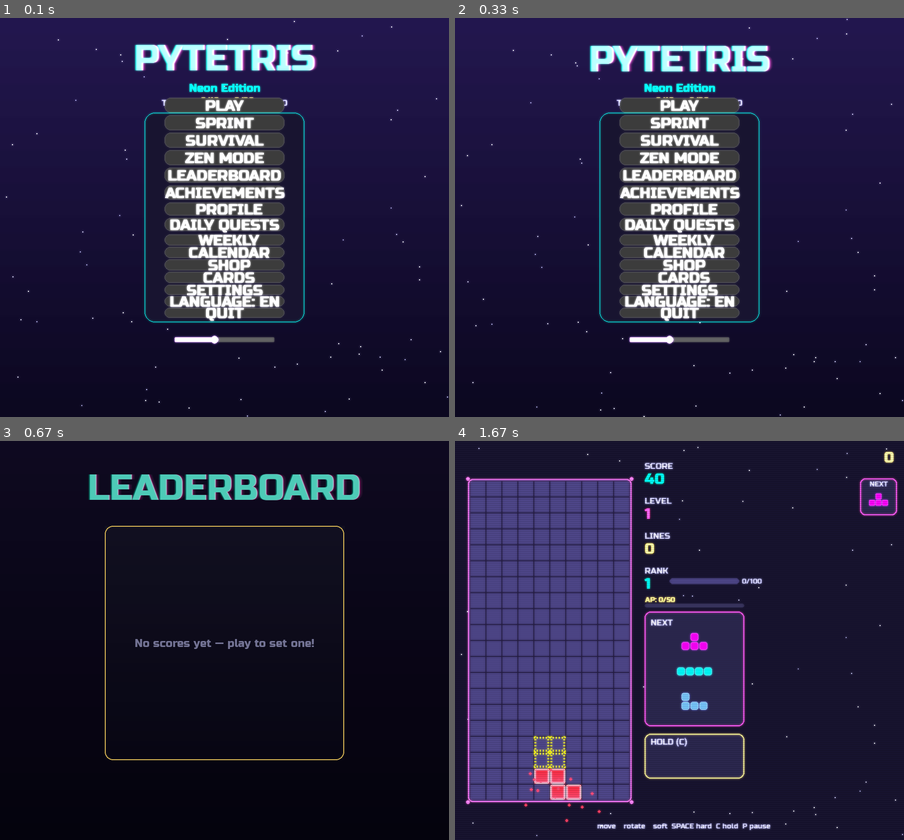
Above: before the commit, frames 1-4 (two rows, left to right).
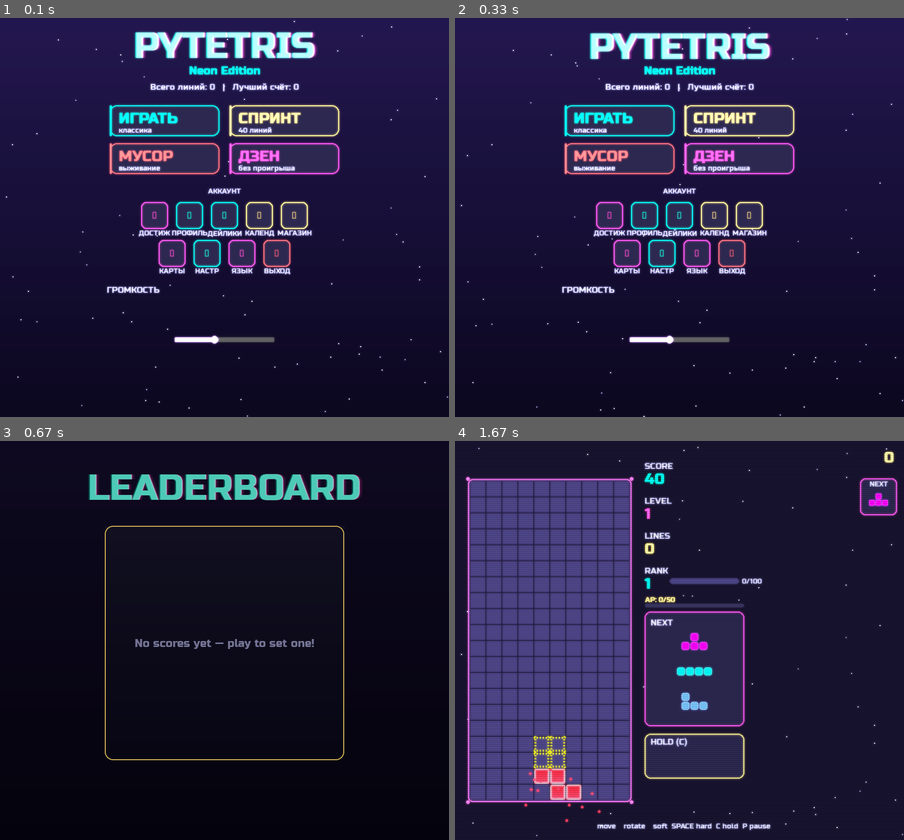
Above: after the commit, the same moments.

Repository: Folombas/PyGame2026
Game: pygame game, started from PyTetris/main.py
Same seed, same stepped clock (60 frames per second), same inputs: the game is played once before the commit and once after it.
Inputs (mouse positions are in pixels of both pictures, inside the frame that each line leads up to):
- Up to frame 1 (0.1 s): no input
- Up to frame 2 (0.33 s): no input
- Up to frame 3 (0.67 s): click (224, 596) at 0.38 s, where only the run after the commit has a clickable "без проигрыша"
- Up to frame 4 (1.67 s): tap Enter at 0.67 s; click (679, 528) at 1.05 s, where only the run after the commit has a clickable "СПРИНТ"; tap Space at 1.33 s

The runs differ from the first frame. In frame 1, 21% of the frame differs, in the area x 23-76%, y 3-77%; in frame 2, 21%; in frame 3, nothing differs; in frame 4, nothing differs.

Commit message:
feat(ui): redesign main menu with mode cards and icon grid

Diff:
--- a/PyTetris/ui.py
+++ b/PyTetris/ui.py
@@ -493,29 +493,102 @@
 def draw_menu(surf, buttons, t, stars, meta=None):
     vertical_gradient(surf, (18, 12, 40), (6, 4, 16))
     stars.draw(surf)
-    draw_title(surf, "PYTETRIS", 80, t)
-
-    s = F_MED.render("★ Neon Edition ★", True, ACCENT)
-    surf.blit(s, s.get_rect(center=(WIDTH // 2, 140)))
+
+    # Title
+    draw_title(surf, "PYTETRIS", 55, t)
+    sub = F_MED.render("★ Neon Edition ★", True, ACCENT)
+    surf.blit(sub, sub.get_rect(center=(WIDTH // 2, 105)))
 
     if meta:
-        medals = sum(1 for a in __import__('meta').ACHIEVEMENTS if meta['medals'].get(a['id'], 0) > 0)
-        cards = len(meta.get('cards', []))
-        from cards import CARDS
-        mc = F_SMALL.render(f"🏅 {medals}/10    🃏 {cards}/{len(CARDS)}", True, GOLD)
-        surf.blit(mc, mc.get_rect(center=(WIDTH // 2, 165)))
         total = meta.get('total_lines', 0)
         best = meta.get('best_score', 0)
-        stat = F_SMALL.render(f"{locale.t('total_lines')}: {total}  |  {locale.t('best_score')}: {best}", True, MUTED)
-        surf.blit(stat, stat.get_rect(center=(WIDTH // 2, 170)))
-
-    # Панель под кнопки
-    panel_rect = pygame.Rect(WIDTH // 2 - 160, 190, 320, 420)
-    pygame.draw.rect(surf, (12, 10, 24, 200), panel_rect, border_radius=20)
-    pygame.draw.rect(surf, ACCENT, panel_rect, 1, border_radius=20)
-
-    for b in buttons:
-        b.draw(surf)
+        stat = F_SMALL.render(
+            f"Всего линий: {total}   |   Лучший счёт: {best}",
+            True, MUTED)
+        surf.blit(stat, stat.get_rect(center=(WIDTH // 2, 138)))
+
+    # --- Mode cards (2x2) ---
+    card_w, card_h = 220, 62
+    gap_x, gap_y = 20, 14
+    total_w = card_w * 2 + gap_x
+    start_x = (WIDTH - total_w) // 2
+    start_y = 175
+
+    mode_cards = [
+        ('PLAY',     'классика',   ACCENT,   'ИГРАТЬ'),
+        ('SPRINT',   '40 линий',   GOLD,     'СПРИНТ'),
+        ('SURVIVAL', 'выживание',  DANGER,   'МУСОР'),
+        ('ZEN',      'без проигрыша', ACCENT2, 'ДЗЕН'),
+    ]
+
+    # Просто отрисовываем карточки — реальные кнопки уже созданы в main
+    for i, (key, sub_text, col, label) in enumerate(mode_cards):
+        col_idx = i % 2
+        row_idx = i // 2
+        cx = start_x + col_idx * (card_w + gap_x)
+        cy = start_y + row_idx * (card_h + gap_y)
+        # Карточка-фон
+        card_rect = pygame.Rect(cx, cy, card_w, card_h)
+        pygame.draw.rect(surf, (22, 20, 40), card_rect, border_radius=14)
+        pygame.draw.rect(surf, col, card_rect, 2, border_radius=14)
+        # Акцентная полоска слева
+        pygame.draw.rect(surf, col, (cx, cy, 4, card_h), border_radius=2)
+        # Название
+        lab = F_H2.render(label, True, col)
+        surf.blit(lab, (cx + 18, cy + 8))
+        # Подпись
+        sub2 = F_TINY.render(sub_text, True, MUTED)
+        surf.blit(sub2, (cx + 18, cy + card_h - 20))
+
+    # --- Section: Аккаунт ---
+    sect_y = start_y + 2 * (card_h + gap_y) + 20
+    sect = F_TINY.render("────────────────  АККАУНТ  ────────────────", True, MUTED)
+    surf.blit(sect, sect.get_rect(center=(WIDTH // 2, sect_y)))
+
+    # --- Icon grid (5 + 4) ---
+    icon_size = 54
+    icon_gap = 16
+    row1_y = sect_y + 22
+    icon_labels_1 = ['ДОСТИЖ', 'ПРОФИЛЬ', 'ДЕЙЛИКИ', 'КАЛЕНД', 'МАГАЗИН']
+    icon_colors_1 = [ACCENT2, ACCENT, ACCENT, GOLD, GOLD]
+    icon_emojis_1 = ['🏆', '👤', '📅', '🎁', '🛒']
+
+    row2_y = row1_y + icon_size + 22
+    icon_labels_2 = ['КАРТЫ', 'НАСТР', 'ЯЗЫК', 'ВЫХОД']
+    icon_colors_2 = [ACCENT2, ACCENT, ACCENT2, DANGER]
+    icon_emojis_2 = ['🎴', '⚙️', '🌐', '✖']
+
+    def draw_icon_row(labels, colors, emojis, y):
+        total = len(labels) * icon_size + (len(labels) - 1) * icon_gap
+        sx = (WIDTH - total) // 2
+        for i, (lab, col, em) in enumerate(zip(labels, colors, emojis)):
+            x = sx + i * (icon_size + icon_gap)
+            rect = pygame.Rect(x, y, icon_size, icon_size)
+            pygame.draw.rect(surf, (22, 20, 40), rect, border_radius=10)
+            pygame.draw.rect(surf, col, rect, 2, border_radius=10)
+            # Emoji
+            try:
+                font = pygame.font.SysFont('Noto Color Emoji', 28)
+                em_surf = font.render(em, True, col)
+                surf.blit(em_surf, em_surf.get_rect(center=rect.center))
+            except Exception:
+                pygame.draw.circle(surf, col, rect.center, 14, 2)
+            # Label below
+            lt = F_TINY.render(lab, True, MUTED)
+            surf.blit(lt, lt.get_rect(center=(x + icon_size // 2, y + icon_size + 8)))
+
+    draw_icon_row(icon_labels_1, icon_colors_1, icon_emojis_1, row1_y)
+    draw_icon_row(icon_labels_2, icon_colors_2, icon_emojis_2, row2_y)
+
+    # --- Volume slider ---
+    slider_y = row2_y + icon_size + 40
+    vol_lab = F_SMALL.render("🔊 ГРОМКОСТЬ", True, MUTED)
+    surf.blit(vol_lab, vol_lab.get_rect(midright=(WIDTH // 2 - 130, slider_y + 6)))
+
+    # Реальные кнопки menu_buttons уже нарисованы через кнопки в main — они невидимы поверх,
+    # потому что мы рисуем кастомный вид. Кнопки нужны только для кликов.
+
+
 def draw_pause(surf):
     draw_overlay(surf, 170)
     draw_text_center(surf, locale.t("paused"), HEIGHT // 2 - 40, F_TITLE, ACCENT)
